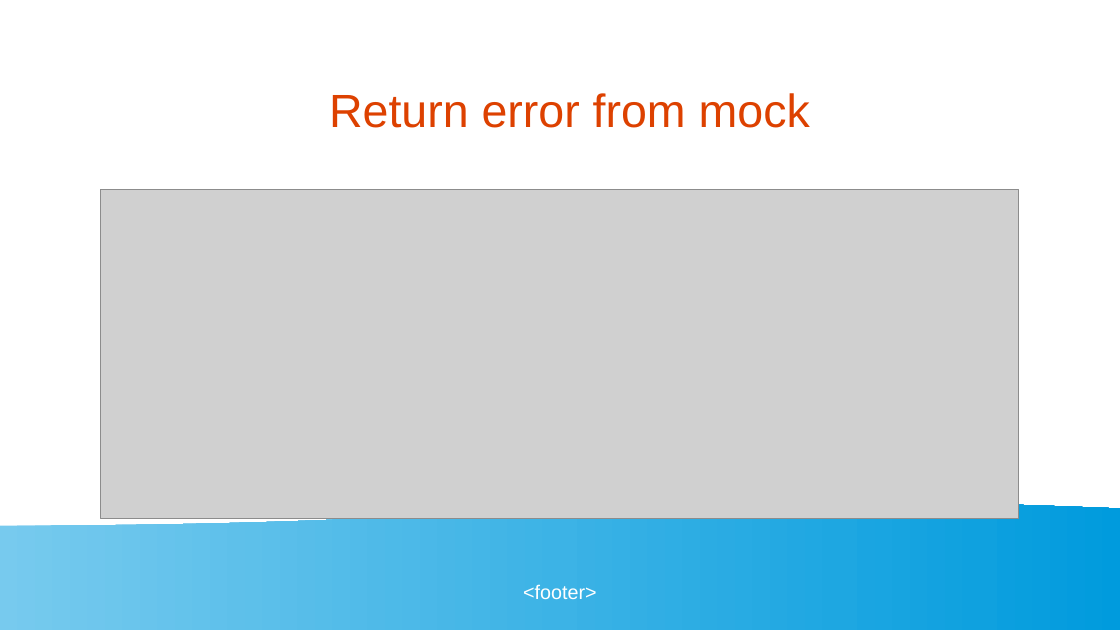
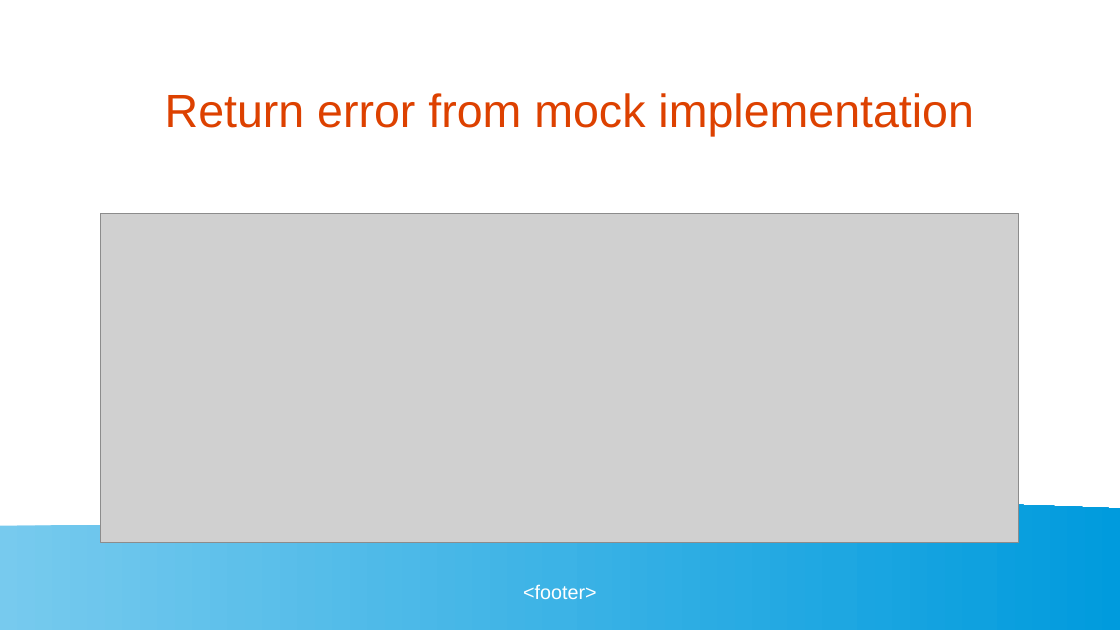
Before and after one commit to golangbot/gophercon-uk-2025-talk, a slide deck: slide 43 of Presentation.odp. Drawn at 1120x630 pixels with LibreOffice and Linux fonts; fonts in the diff are those of the drawing; grey boxes stand for pictures. Boxes give left, top, right and bottom in pixels: in the first picture for what was removed or moved away, otherwise in the second. Text is boxed around its words. In the diff, an @@ line names an element or a change of style, - is before the commit and + after.

```diff
--- a/Presentation.odp
+++ b/Presentation.odp
@@ title at (165,93,974,137): text changed @@
-Return error from mock
+Return error from mock implementation
@@ picture: place and size @@
-picture at (101,189,1019,518)
+picture at (101,213,1019,543)
```
Also in this commit, not shown: 3 other slides changed, 2 slides added, 1 slide removed, 1 other file.
